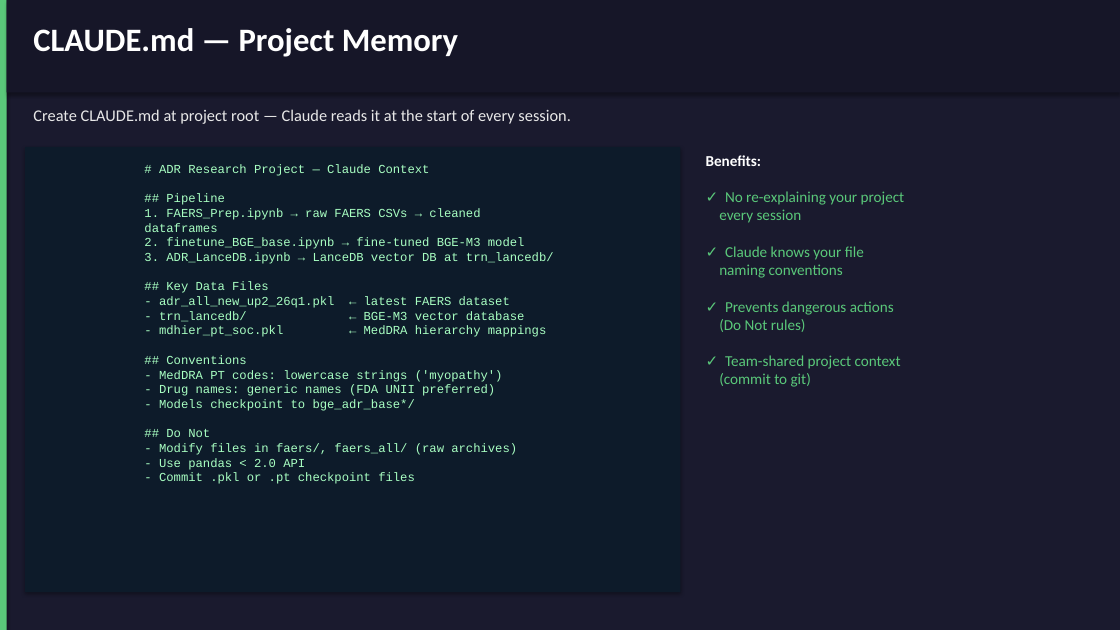
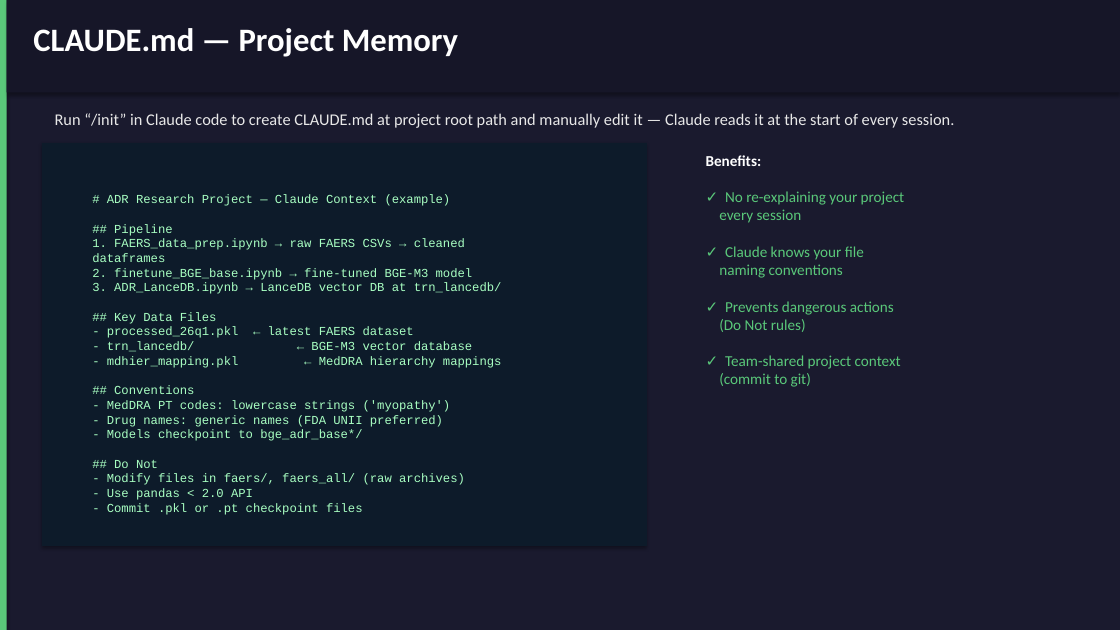
Before and after one commit to bcqguo/claude_4_public_health, a slide deck: slide 17 of Claude_Model_Usage_Lecture.pptx. Drawn at 1120x630 pixels with LibreOffice and Linux fonts; fonts in the diff are those of the drawing. Boxes give left, top, right and bottom in pixels: in the first picture for what was removed or moved away, otherwise in the second. Text is boxed around its words. In the diff, an @@ line names an element or a change of style, - is before the commit and + after.

```diff
--- a/Claude_Model_Usage_Lecture.pptx
+++ b/Claude_Model_Usage_Lecture.pptx
@@ text at <box>55,113,954,128</box>: text changed @@
-Create CLAUDE.md at project root — Claude reads it at the start of every session.
+Run “/init” in Claude code to create CLAUDE.md at project root path and manually edit it — Claude reads it at the start of every session.
@@ rectangle: place and size @@
-rectangle at <box>25,147,681,592</box>
+rectangle at <box>42,143,647,546</box>
@@ text "# ADR Research Project — ...": place and size @@
-text "# ADR Research Project — ..." at <box>144,164,554,484</box>
+text "# ADR Research Project — ..." at <box>92,195,502,515</box>
@@ text at <box>107,195,451,206</box>: text changed @@
-# ADR Research Project — Claude Context
+# ADR Research Project — Claude Context (example)
@@ text at <box>92,239,465,262</box>: text changed @@
-1. FAERS_Prep.ipynb → raw FAERS CSVs → cleaned dataframes
+1. FAERS_data_prep.ipynb → raw FAERS CSVs → cleaned dataframes
@@ text at <box>107,327,414,338</box>: text changed @@
-- adr_all_new_up2_26q1.pkl ← latest FAERS dataset
+- processed_26q1.pkl ← latest FAERS dataset
@@ text at <box>319,356,501,368</box>: text changed @@
-- mdhier_pt_soc.pkl ← MedDRA hierarchy mappings
+- mdhier_mapping.pkl ← MedDRA hierarchy mappings
```
Also in this commit, not shown: 8 other slides changed, 3 slides removed.
